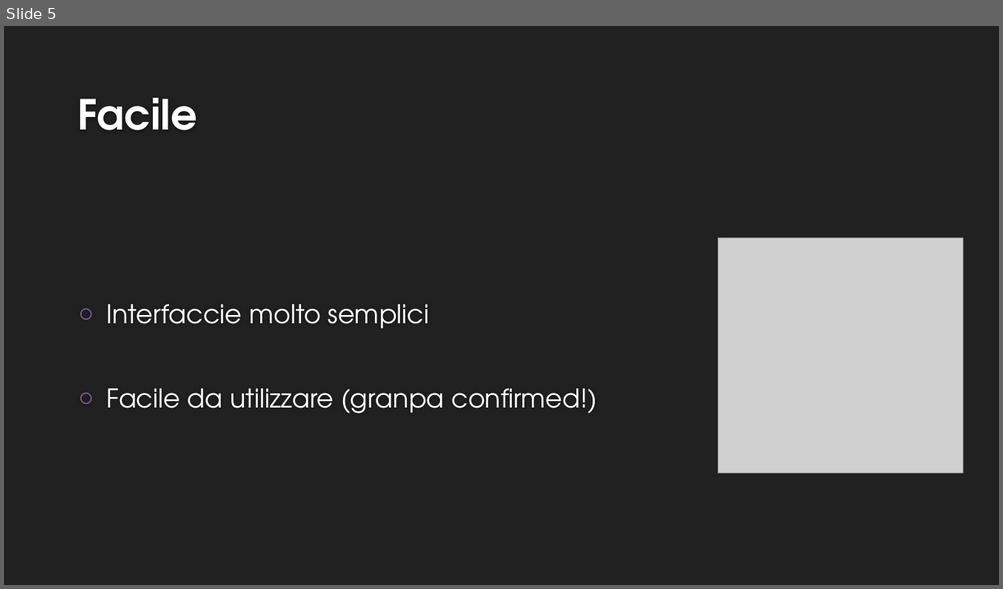
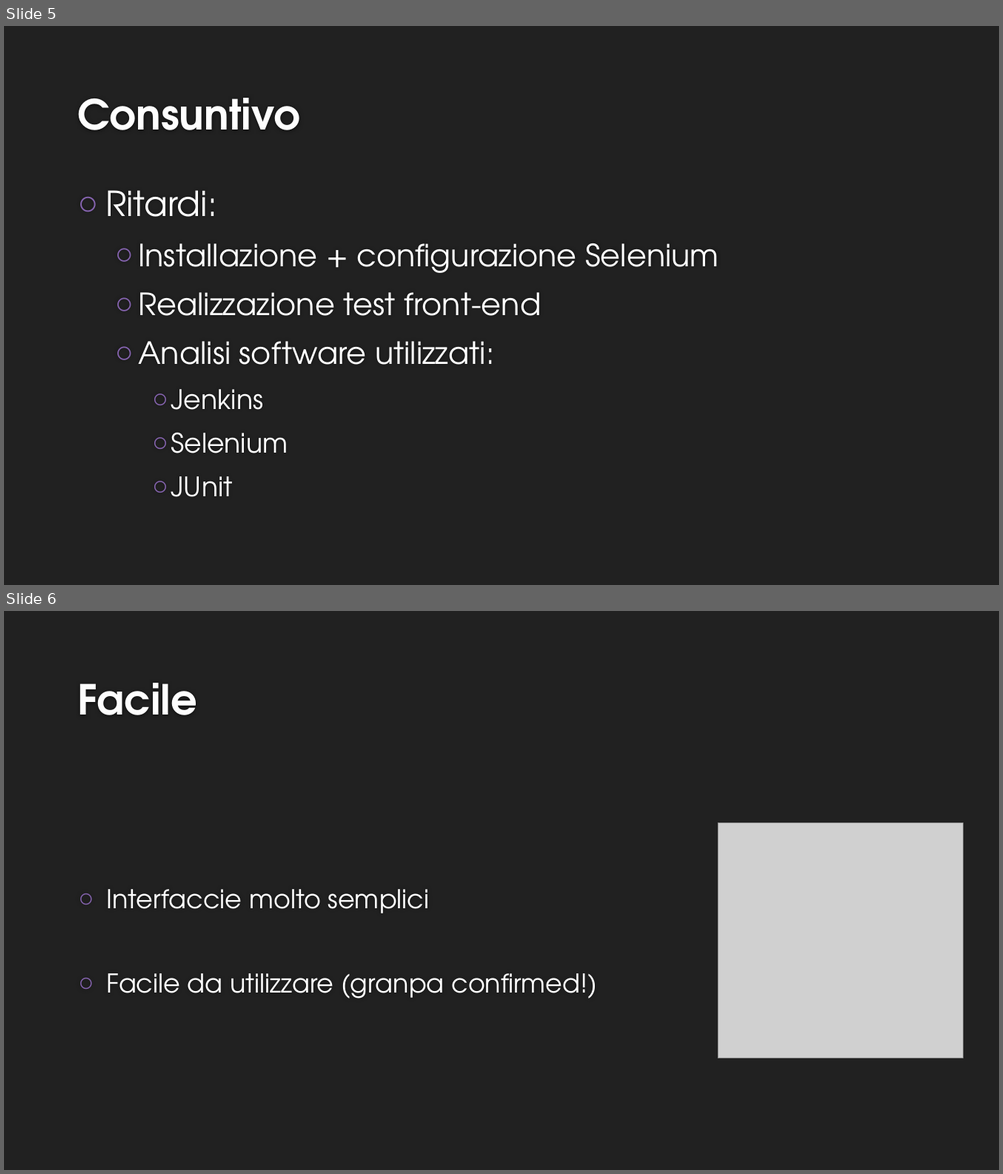
Before and after one commit to samtcasino/GestioneCasino, a slide deck: presentation/Gestione Casinò.pptx. Shown one above the other, each under a label of ours: slide 5 before the commit, slides 5 and 6 after it. The pictures are 1003x589 and 1003x1174 pixels, drawn with LibreOffice and Linux fonts; fonts in the diff are those of the drawing; grey boxes stand for pictures; background and template pictures are left out. Boxes give left, top, right and bottom in pixels: in the first picture for what was removed or moved away, otherwise in the second. Text is boxed around its words. In the diff, an @@ line names an element or a change of style, - is before the commit and + after.

```diff
--- a/presentation/Gestione Casinò.pptx
+++ b/presentation/Gestione Casinò.pptx
@@ slide 5 added at <box>4,26,999,585</box>, background #212121 @@
@@ title added at <box>77,98,299,130</box>, 40 pt, text #FEFEFE, bold @@
+Consuntivo
@@ text added at <box>105,190,718,497</box>, 29.6 pt, text #FFFFFF @@
+○ Ritardi:
+  ○ Installazione + configurazione Selenium
+  ○ Realizzazione test front-end
+  ○ Analisi software utilizzati:
+    ○ Jenkins
+    ○ Selenium
+    ○ JUnit
@@ what was slide 5 is now slide 6 @@
```
Also in this commit, not shown: 1 other slide added, 1 slide removed.
